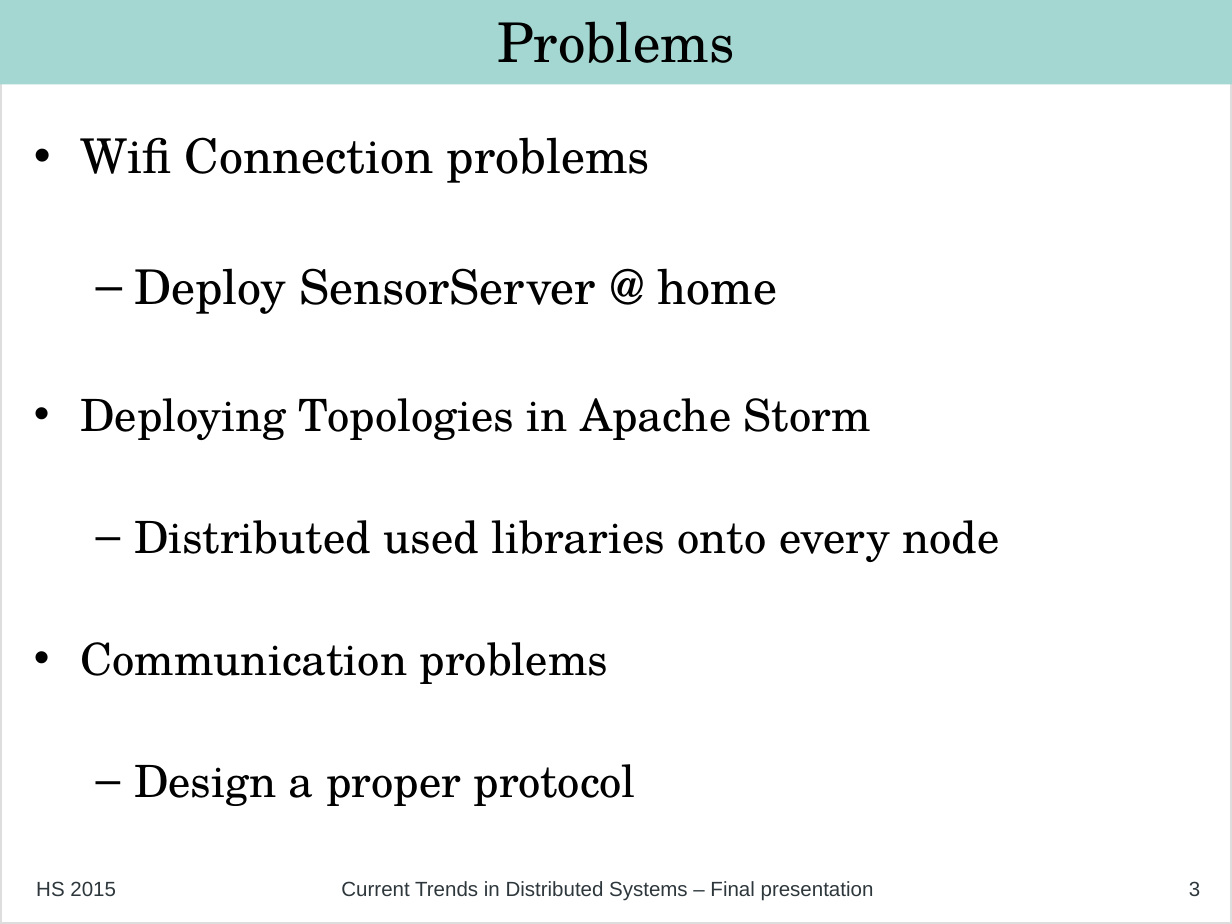
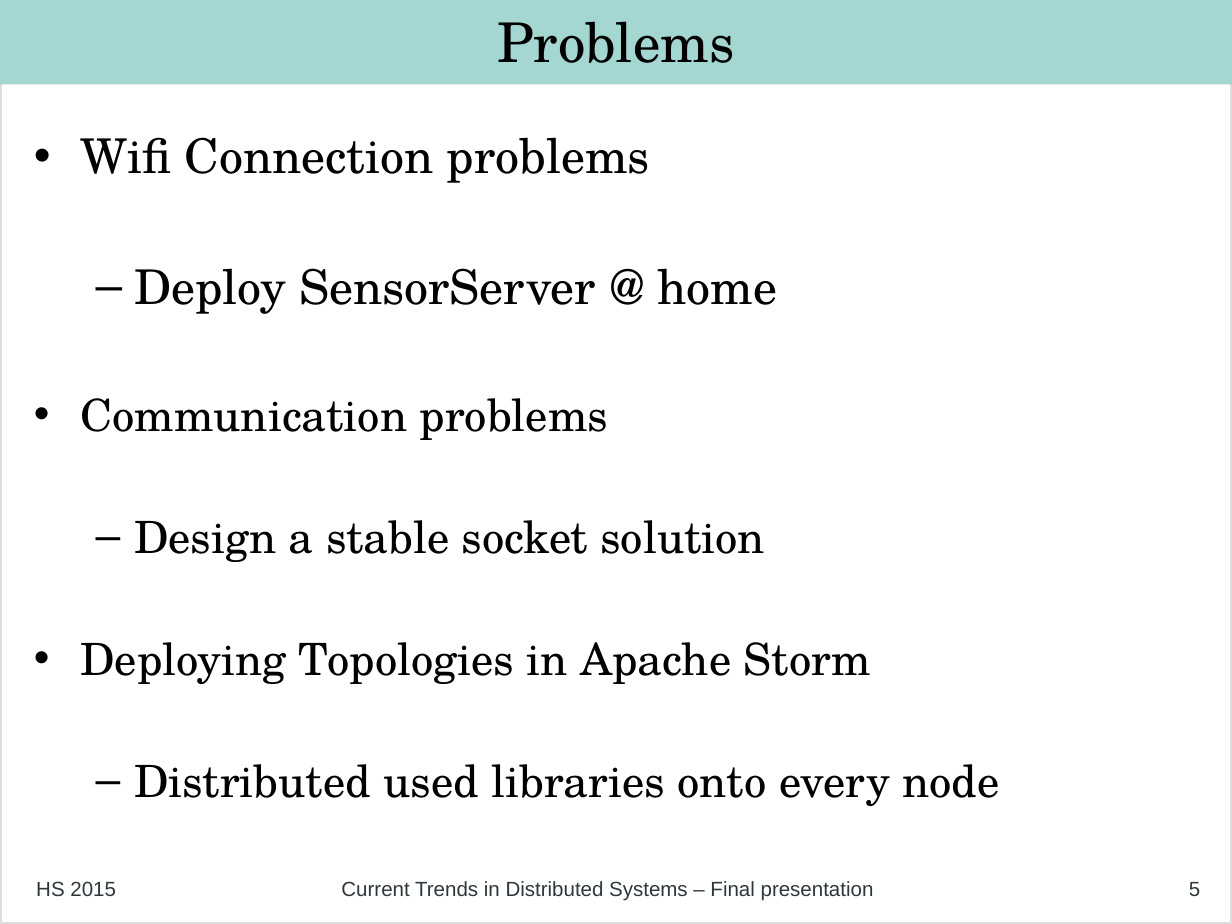
Before and after one commit to philipp-oldenburg/ctds-storm, a slide deck: slide 5 of Project-Weather-Station/FinalPresentation/Final Presentation - Philipp.odp (slide 3 before the commit). Drawn at 1232x924 pixels with LibreOffice and Linux fonts; fonts in the diff are those of the drawing. Boxes give left, top, right and bottom in pixels: in the first picture for what was removed or moved away, otherwise in the second. Text is boxed around its words. In the diff, an @@ line names an element or a change of style, - is before the commit and + after.

```diff
--- a/Project-Weather-Station/FinalPresentation/Final Presentation - Philipp.odp
+++ b/Project-Weather-Station/FinalPresentation/Final Presentation - Philipp.odp
@@ text at (x1=80, y1=398, x2=765, y2=562): paragraphs added @@
+• Communication problems
+  – Design a stable socket solution
@@ text at (x1=80, y1=642, x2=636, y2=806): paragraphs removed @@
-• Communication problems
-  – Design a proper protocol
@@ page number at (x1=1189, y1=882, x2=1200, y2=896): text changed @@
-3
+5
```
Also in this commit, not shown: 2 other slides changed, 2 slides added, 2 slides removed, 2 other files.
